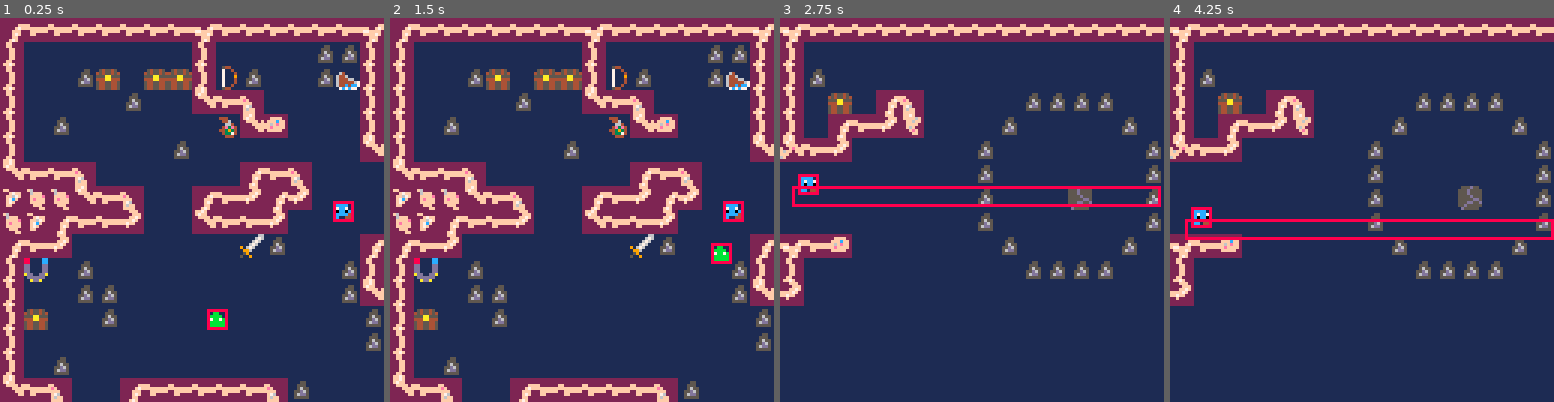
Above: before the commit, frames 1-4 (left to right).
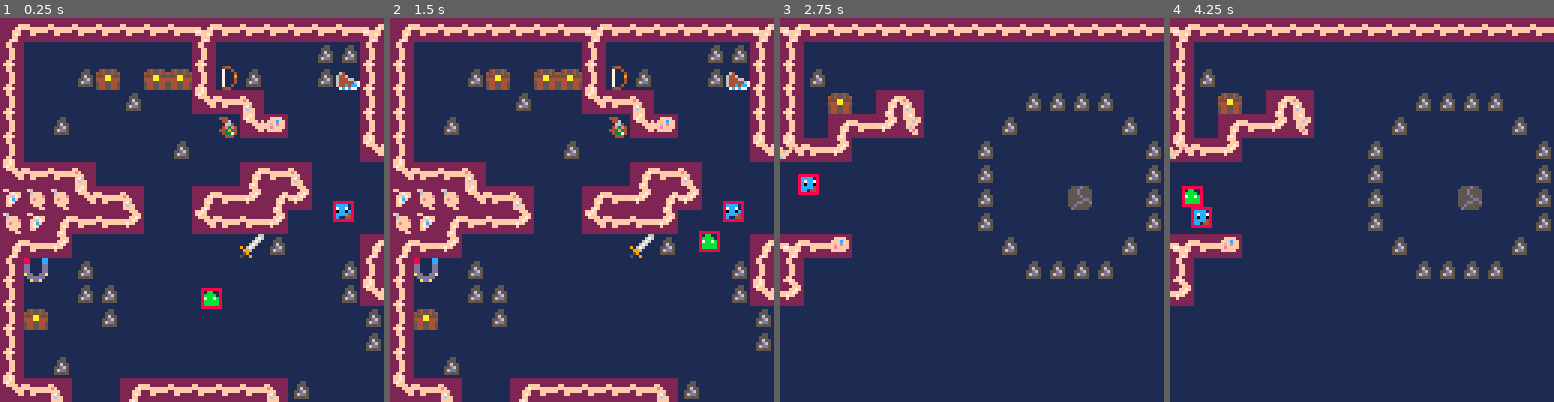
Above: after the commit, the same moments.

Repository: s-france/pico8GameS
Game: PICO-8 cartridge squid.p8
The game is run twice, just before and just after one commit, with the same random seed, the same clock (stepped at 60 frames per second) and the same inputs.
Inputs:
- Up to frame 1 (0.25 s): no input
- Up to frame 2 (1.5 s): tap X (X key) at 0.33, 1.07 s; tap O (Z key) at 0.7 s
- Up to frame 3 (2.75 s): hold Right 1.6-2.1 s; tap O (Z key) at 1.7, 2.1, 2.5 s; tap X (X key) at 1.85 s; hold Up 2.15-2.42 s; hold Right from 2.47 s (still down)
- Up to frame 4 (4.25 s): tap O (Z key) every 0.4 s from 2.9 to 4.1 s; tap X (X key) at 2.97, 4.08 s; release Right at 3.03 s; hold Left 3.08-3.58 s; hold Down 3.63-3.97 s; hold Right from 4.02 s (still down)

The runs differ from the first frame. In frame 1, 0.5% of the frame differs, in the area x 52-60%, y 70-82%; in frame 2, 0.5%; in frame 3, 1.6%; in frame 4, 1.8%, in the area x 3-100%, y 43-58%.

Commit message:
smoother pathfinding movement

Diff:
--- a/squid.p8
+++ b/squid.p8
@@ -130,7 +130,7 @@
 
 	--update position
 	obj.mapposx, obj.mapposy = map_pos(obj.x,obj.y)
-	obj.mapcellx, obj.mapcelly = map_cell(obj.x,obj.y)
+	obj.mapcellx, obj.mapcelly = map_cell(obj.x+4,obj.y+4)
 
 end
 
@@ -480,10 +480,13 @@
 	local path = astar(enm1.mapcellx,enm1.mapcelly,
 														enm1.target.mapcellx,enm1.target.mapcelly)
 
-	if path[1] != nil then
+	if path != nil and path[1] != nil then
 		local pointx,pointy = map_coord(path[1].x, path[1].y)
 
-		move_toward(enm1, pointx+4,pointy+4, 1)
+		move_toward(enm1, pointx,pointy, 1)
+	else
+		enm1.dx = 0
+		enm1.dy = 0
 	end
 
 
@@ -491,8 +494,18 @@
 
 //move obj toward x,y world coord
 function move_toward(obj, x,y, speed)
-	obj.dx = sgn(x-obj.x) * speed
-	obj.dy = sgn(y-obj.y) * speed
+	if x-obj.x != 0 then
+		obj.dx = sgn(x-obj.x) * speed
+	else
+		obj.dx = 0
+	end
+
+	if y-obj.y != 0 then
+		obj.dy = sgn(y-obj.y) * speed
+	else
+		obj.dy = 0
+	end
+
 end
 -->8
 -- particle effects
@@ -1509,6 +1522,11 @@
 function astar(startx,starty,
 															goalx,goaly)
 
+	if fget(mget(goalx,goaly), 0)  then
+		print("impossible goal!!")
+		return
+	end
+
 	local frontier = {}
 	local start = {x=startx,y=starty}
 	local goal = {x=goalx,y=goaly}
@@ -1567,6 +1585,11 @@
 
 	local current = came_from[vectoidx(goal)]
  path = {}
+
+ if current == nil then
+ 	print("path not found!")
+ 	return
+ end
 
  local cidx = vectoidx(current)
  local sidx = vectoidx(start)
